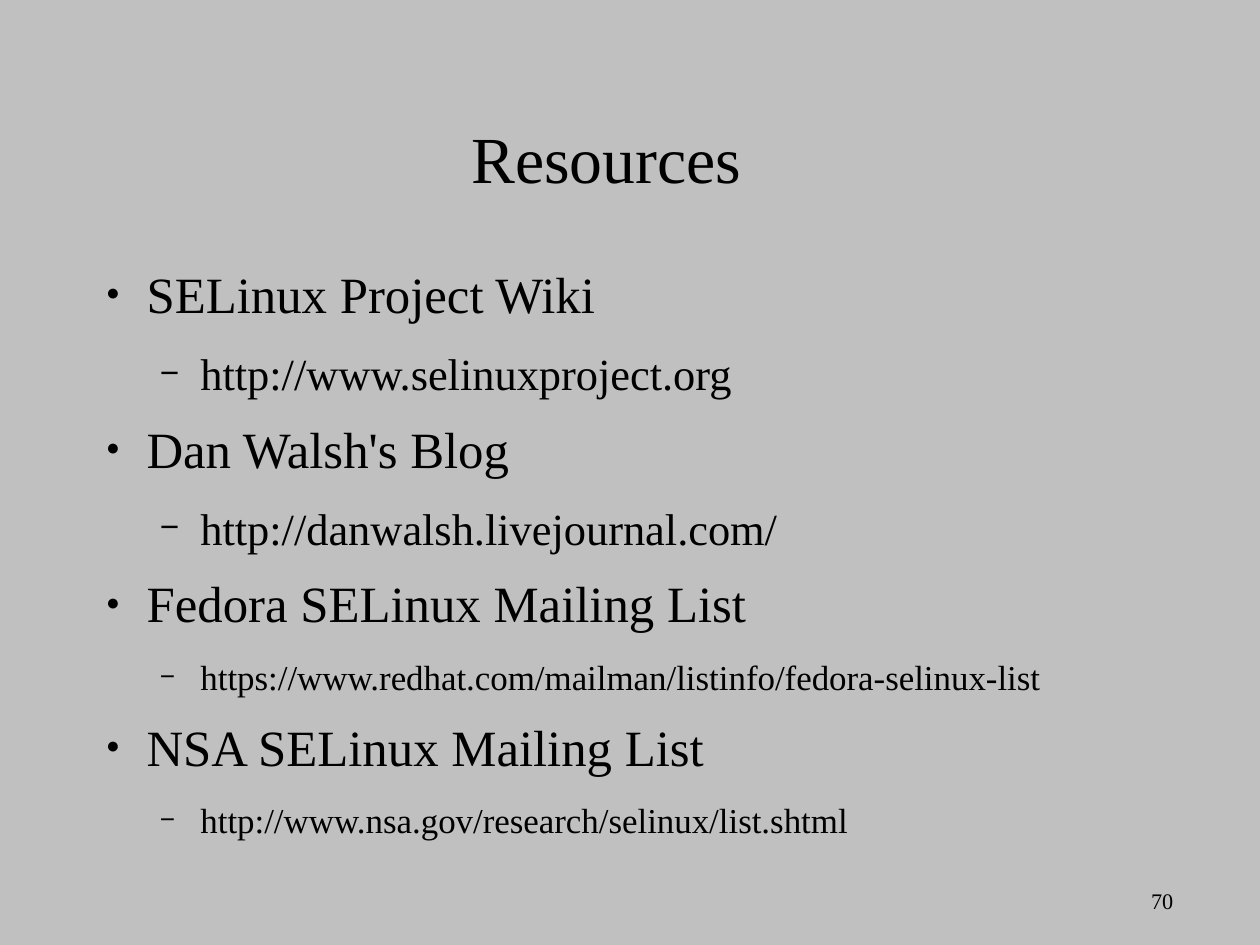
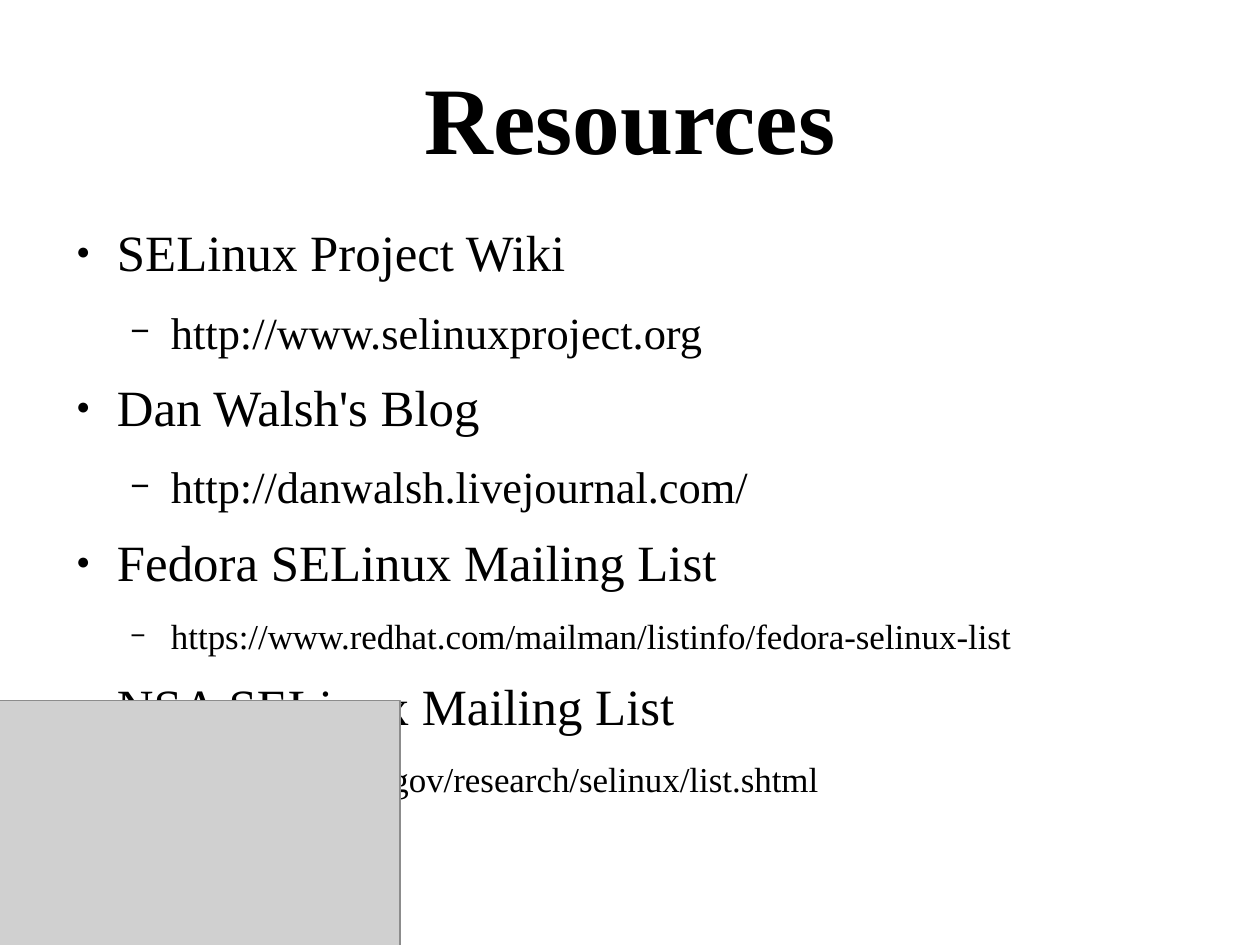
Before and after one commit to dpquigl/demystifying-selinux-part2, a slide deck: slide 70 of demystifying_selinux_part2_OSCON_19JUL2014.odp. Drawn at 1260x945 pixels with LibreOffice and Linux fonts; fonts in the diff are those of the drawing; grey boxes stand for pictures. Boxes give left, top, right and bottom in pixels: in the first picture for what was removed or moved away, otherwise in the second. Text is boxed around its words. In the diff, an @@ line names an element or a change of style, - is before the commit and + after.

Commit message:
Reformatted some of the slides to be in the proper format

```diff
--- a/demystifying_selinux_part2_OSCON_19JUL2014.odp
+++ b/demystifying_selinux_part2_OSCON_19JUL2014.odp
@@ background #C0C0C0 to #FFFFFF @@
@@ title "Resources": place and size @@
-title "Resources" at [471,140,741,184]
+title "Resources" at [424,91,835,155]
@@ title "Resources" at [424,91,835,155]: size 41.4 to 60 pt, bold on @@
@@ text "SELinux Project Wiki": place and size @@
-text "SELinux Project Wiki" at [147,277,1040,841]
+text "SELinux Project Wiki" at [117,235,1011,800]
@@ text "SELinux Project Wiki" at [117,235,1011,800]: indent changed @@
@@ picture added at [0,701,400,945] @@
@@ page number removed at [1151,894,1173,909] @@
-70
```
Also in this commit, not shown: 21 other slides changed.
